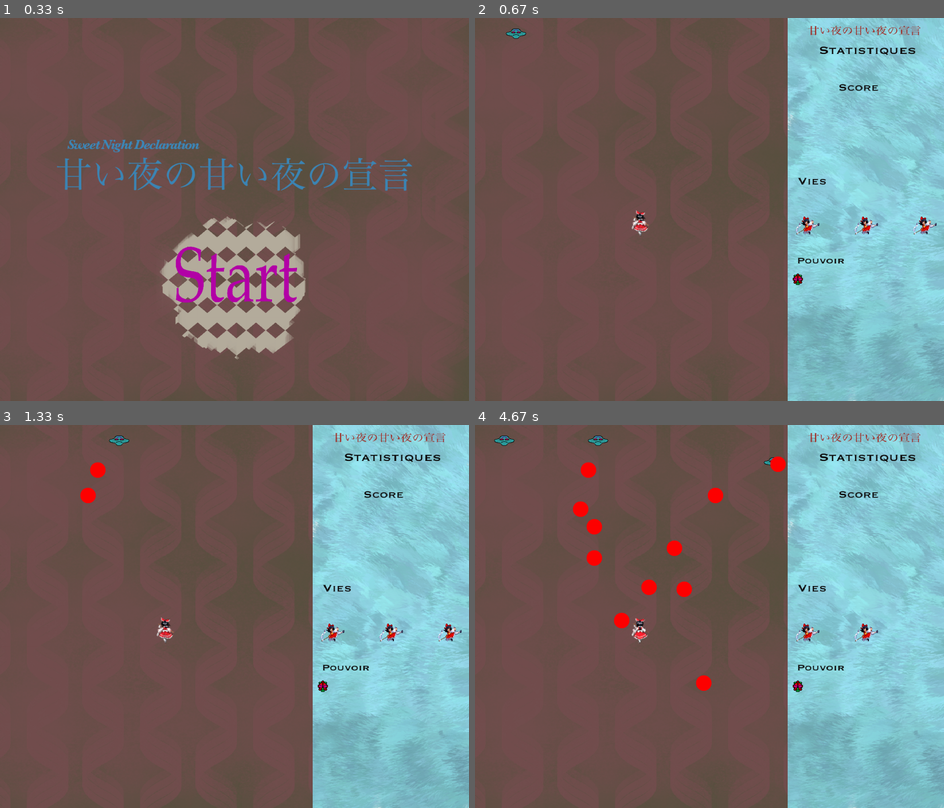
Above: before the commit, frames 1-4 (two rows, left to right).
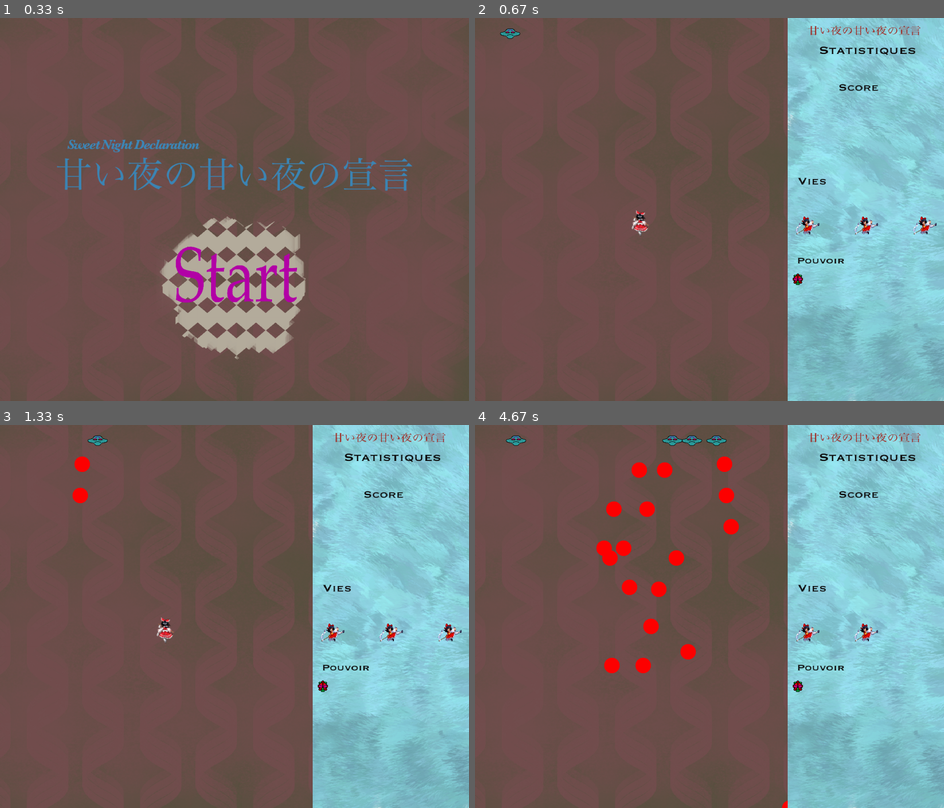
Above: after the commit, the same moments.

Repository: sukaizer/Sweet-Night-Declaration
Game: pygame game, started from main.py
Two runs of this game, one before a commit and one after it. Both use one fixed random seed, a clock stepped at 60 frames per second and the inputs below.
Inputs (mouse positions are in pixels of both pictures, inside the frame that each line leads up to):
- Up to frame 1 (0.33 s): no input
- Up to frame 2 (0.67 s): click (709, 286) at 0.38 s
- Up to frame 3 (1.33 s): tap Space at 0.67 s
- Up to frame 4 (4.67 s): no input

Frame 1 is identical in both runs. In frame 2, less than 0.1% of the frame differs, in the area x 5-11%, y 2-6%; in frame 3, 0.5%; in frame 4, 3.5%, in the area x 4-67%, y 2-100%.

Commit message:
bim boum l'heritage c trop koul

Diff:
--- a/Enemy.py
+++ b/Enemy.py
@@ -11,8 +11,8 @@
 
         super().__init__()
         self.game = game
-        self.health = 100
-        self.max_health = 100
+        self.health = 30
+        self.max_health = 30
         self.velocity = velocity
         self.image = pygame.image.load("assets/enemies/enemy1.png").convert_alpha()
         self.rect = self.image.get_rect()
--- /dev/null
+++ b/Stages/Stage01.py
@@ -0,0 +1,30 @@
+import sys
+
+import numpy
+import pygame
+
+from Enemy_bullet_pattern import *
+from Player import *
+from Enemy import *
+from Stats import *
+from Enemy_pattern import *
+from Game import *
+
+
+class Stage01(Game):
+
+    def __init__(self):
+        super().__init__()
+
+    def update(self, screen):
+        self.script_0()
+        self.skelet(screen)
+
+    def script_0(self):
+        if not self.is_paused:
+            for enemies in self.all_enemies:
+                simple_move(self, enemies)
+                enemies.create_bullet(enemies.rect.x, enemies.rect.y, bullet_to_player(self, enemies), 5, 20,
+                                      'assets/enemies/circle.png')
+            if self.time % 80 == 0:
+                self.all_enemies.add(Enemy(self, 0, 20, 1, 0, random.randint(3, 9)))
--- a/main.py
+++ b/main.py
@@ -3,6 +3,7 @@
 from Game import *
 from Start_menu import *
 from End_menu import *
+from Stages.Stage01 import *
 
 pygame.init()
 
@@ -13,7 +14,7 @@
 pygame.display.set_caption("Sweet Night Declaration")
 screen = pygame.display.set_mode((width, height))
 
-game = Game()
+game = Stage01()
 start = Start_menu(game)
 clock = pygame.time.Clock()
 end = End_menu(game)
